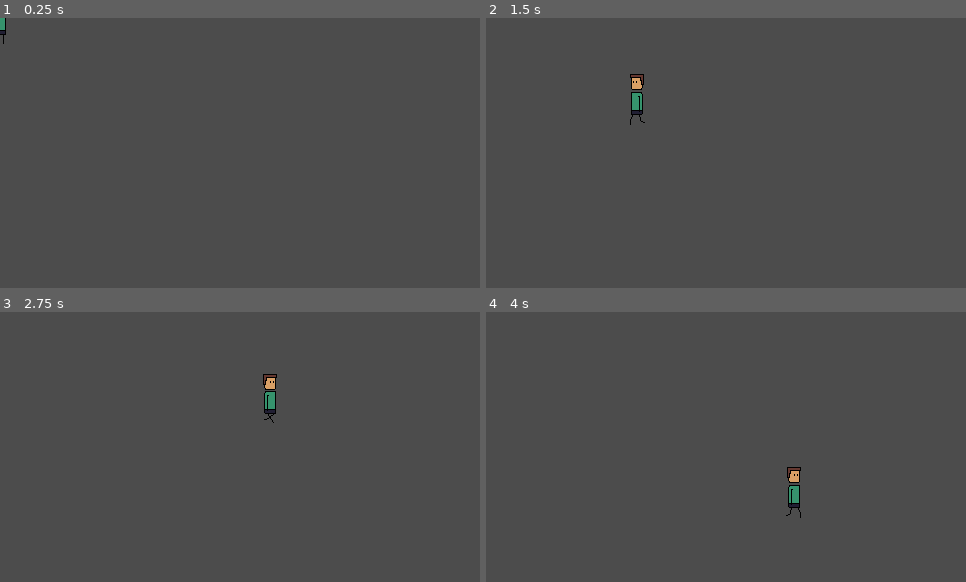
Above: before the commit, frames 1-4 (two rows, left to right).
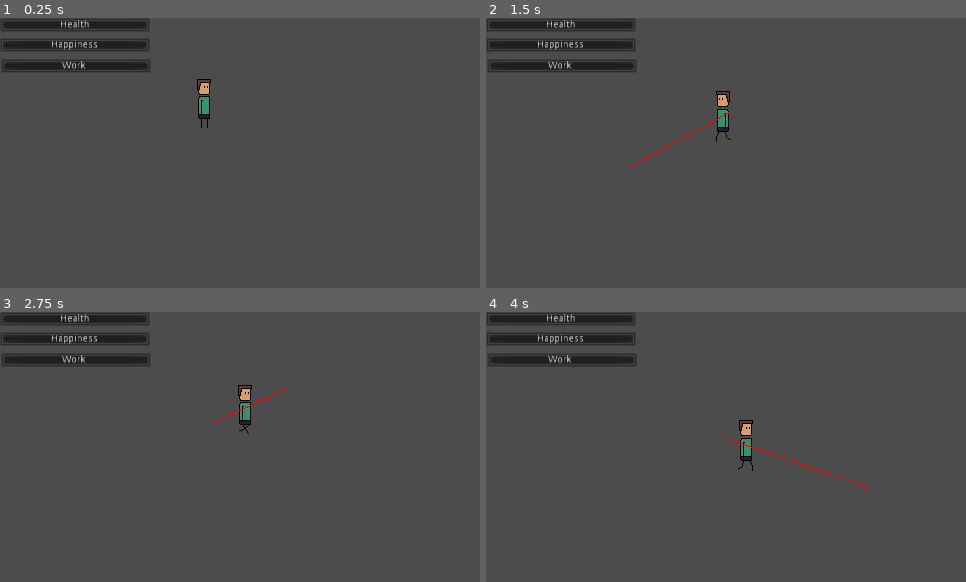
Above: after the commit, the same moments.

Repository: sun-wise-man/work-from-home
Game: Godot game, scene res://scenes/main.tscn
Two runs of this game, one before a commit and one after it. Both use one fixed random seed, a clock stepped at 60 frames per second and the inputs below.
Inputs (mouse positions are in pixels of both pictures, inside the frame that each line leads up to):
- Up to frame 1 (0.25 s): no input
- Up to frame 2 (1.5 s): tap Enter at 0.5 s; move the mouse to (831, 139) at 0.52 s; press the mouse at (831, 139) at 0.53 s; move the mouse to (630, 166) at 1.27 s; release the mouse at (630, 166) at 1.28 s; click (630, 166) at 1.35 s
- Up to frame 3 (2.75 s): move the mouse to (288, 387) at 2.02 s; press the mouse at (288, 387) at 2.03 s
- Up to frame 4 (4 s): move the mouse to (702, 501) at 2.77 s; release the mouse at (702, 501) at 2.78 s; click (702, 501) at 2.85 s; move the mouse to (870, 487) at 3.52 s; press the mouse at (870, 487) at 3.53 s

The runs differ from the first frame. In frame 1, 3.7% of the frame differs, in the area x 0-44%, y 0-41%; in frame 2, 4.1%; in frame 3, 4.1%; in frame 4, 4.2%, in the area x 0-80%, y 0-77%.

Commit message:
Membuat movement menjadi pathfinding dan menambah element bar

Diff:
--- /dev/null
+++ b/scenes/ElementBar.gd
@@ -0,0 +1,17 @@
+extends ProgressBar
+
+var is_decreasing : = true
+
+
+# Called when the node enters the scene tree for the first time.
+func _ready():
+	pass # Replace with function body.
+
+
+# Called every frame. 'delta' is the elapsed time since the previous frame.
+#func _process(delta):
+#	pass
+
+func _on_World_hour_pass():
+	if is_decreasing:
+		value -= 4
--- /dev/null
+++ b/scenes/Main.gd
@@ -0,0 +1,20 @@
+extends Node2D
+
+signal hour_pass
+var timer
+var time_coroutine
+
+func _input(event):
+	if event is InputEventMouseButton:
+		if event.button_index == BUTTON_LEFT and event.pressed:
+			var path = $Navigation2D.get_simple_path($Player.position, event.position)
+			$Player.take_path(path)
+			$Line2D.points = path
+
+func _ready():
+	time_coroutine = time_moving()
+
+func time_moving():
+	while true:
+		yield(get_tree().create_timer(10.0), "timeout")
+		emit_signal("hour_pass")
--- a/scenes/action_movement.gd
+++ b/scenes/action_movement.gd
@@ -1,27 +1,41 @@
 extends KinematicBody2D
 
-export (int) var speed = 200
+export (int) var speed = 50
 
-var target = Vector2()
-var velocity = Vector2()
 var idle = true
 
-func _input(event):
-	var direction = sign(get_global_mouse_position().x - $AnimatedSprite.global_position.x)
-	if event.is_action_pressed('click'):
-		target = get_global_mouse_position()
+# Untuk menyimpan runtutan perjalanan
+var path : = PoolVector2Array()
+
+func _process(delta):
+	# Calculate the movement distance for this frame
+	var distance_to_walk = speed * delta
+
+	# Move the player along the path until he has run out of movement or the path ends.
+	while distance_to_walk > 0 and path.size() > 0:
+		var distance_to_next_point = position.distance_to(path[0])
+		if distance_to_walk <= distance_to_next_point:
+			# The player does not have enough movement left to get to the next point.
+			position += position.direction_to(path[0]) * distance_to_walk
+		else:
+			# The player get to the next point
+			position = path[0]
+			path.remove(0)
+			if path.size() == 0:
+				$AnimatedSprite.play("idle")
+			flip_char()
+		# Update the distance to walk
+		distance_to_walk -= distance_to_next_point
+
+func flip_char():
+	if path.size() > 0:
+		var direction = sign(path[0].x - $AnimatedSprite.global_position.x)
 		if direction < 0:
 			$AnimatedSprite.set_flip_h(true)
 		else:
 			$AnimatedSprite.set_flip_h(false)
 
-func _physics_process(delta):
-	velocity = position.direction_to(target) * speed
-
-
-	if position.distance_to(target) > 5:
-		velocity = move_and_slide(velocity)
-		$AnimatedSprite.play("walk")
-
-	else:
-		$AnimatedSprite.play("idle")
+func take_path(the_path):
+	path = the_path
+	flip_char()
+	$AnimatedSprite.play("walk")
--- a/scenes/main.tscn
+++ b/scenes/main.tscn
@@ -9,8 +9,10 @@
 [ext_resource path="res://sprites/main_idle_2.png" type="Texture" id=7]
 [ext_resource path="res://sprites/main_idle_3.png" type="Texture" id=8]
 [ext_resource path="res://sprites/main_idle_4.png" type="Texture" id=9]
+[ext_resource path="res://scenes/Main.gd" type="Script" id=10]
+[ext_resource path="res://scenes/ElementBar.gd" type="Script" id=11]
 
-[sub_resource type="SpriteFrames" id=2]
+[sub_resource type="SpriteFrames" id=1]
 animations = [ {
 "frames": [ ExtResource( 6 ), ExtResource( 7 ), ExtResource( 8 ), ExtResource( 9 ) ],
 "loop": true,
@@ -23,21 +25,108 @@
 "speed": 8.0
 } ]
 
-[sub_resource type="RectangleShape2D" id=1]
+[sub_resource type="RectangleShape2D" id=2]
 extents = Vector2( 7.15993, 26.0387 )
 
+[sub_resource type="NavigationPolygon" id=3]
+vertices = PoolVector2Array( -0.799988, 269.172, 1.08777, 1.11211, 480.576, -0.775627, 478.688, 270.116 )
+polygons = [ PoolIntArray( 0, 1, 2, 3 ) ]
+outlines = [ PoolVector2Array( -0.799988, 269.172, 1.08777, 1.11211, 480.576, -0.775627, 478.688, 270.116 ) ]
+
 [node name="World" type="Node2D"]
+script = ExtResource( 10 )
 
 [node name="Player" type="KinematicBody2D" parent="."]
+position = Vector2( 203.727, 84.1845 )
 script = ExtResource( 2 )
-__meta__ = {
-"_edit_group_": true
-}
 
 [node name="AnimatedSprite" type="AnimatedSprite" parent="Player"]
-frames = SubResource( 2 )
+frames = SubResource( 1 )
 animation = "idle"
 frame = 1
 
 [node name="CollisionShape2D" type="CollisionShape2D" parent="Player"]
-shape = SubResource( 1 )
+shape = SubResource( 2 )
+
+[node name="Navigation2D" type="Navigation2D" parent="."]
+visible = false
+
+[node name="NavigationPolygonInstance" type="NavigationPolygonInstance" parent="Navigation2D"]
+position = Vector2( -0.561279, 1.68368 )
+navpoly = SubResource( 3 )
+
+[node name="Line2D" type="Line2D" parent="."]
+width = 1.0
+default_color = Color( 1, 0, 0, 1 )
+
+[node name="HealthBar" type="ProgressBar" parent="."]
+margin_right = 150.0
+margin_bottom = 14.0
+step = 1.0
+value = 100.0
+percent_visible = false
+script = ExtResource( 11 )
+__meta__ = {
+"_edit_use_anchors_": false
+}
+
+[node name="Label" type="Label" parent="HealthBar"]
+margin_left = 60.0549
+margin_top = 2.08111
+margin_right = 102.055
+margin_bottom = 16.0811
+rect_scale = Vector2( 0.7, 0.7 )
+text = "Health"
+align = 1
+
+[node name="HappinessBar" type="ProgressBar" parent="."]
+margin_top = 20.0
+margin_right = 150.0
+margin_bottom = 34.0
+step = 1.0
+value = 100.0
+percent_visible = false
+script = ExtResource( 11 )
+__meta__ = {
+"_edit_use_anchors_": false
+}
+
+[node name="Label" type="Label" parent="HappinessBar"]
+margin_left = 51.4332
+margin_top = 2.00033
+margin_right = 118.433
+margin_bottom = 16.0003
+rect_scale = Vector2( 0.7, 0.7 )
+text = "Happiness"
+align = 1
+__meta__ = {
+"_edit_use_anchors_": false
+}
+
+[node name="WorkBar" type="ProgressBar" parent="."]
+margin_left = 0.841843
+margin_top = 40.6892
+margin_right = 150.842
+margin_bottom = 54.6892
+step = 1.0
+value = 100.0
+percent_visible = false
+script = ExtResource( 11 )
+__meta__ = {
+"_edit_use_anchors_": false
+}
+
+[node name="Label" type="Label" parent="WorkBar"]
+margin_left = 49.6994
+margin_top = 2.12221
+margin_right = 116.699
+margin_bottom = 16.1222
+rect_scale = Vector2( 0.7, 0.7 )
+text = "Work"
+align = 1
+__meta__ = {
+"_edit_use_anchors_": false
+}
+[connection signal="hour_pass" from="." to="WorkBar" method="_on_World_hour_pass"]
+[connection signal="hour_pass" from="." to="HappinessBar" method="_on_World_hour_pass"]
+[connection signal="hour_pass" from="." to="HealthBar" method="_on_World_hour_pass"]
Not shown: 1 places in scenes/main.tscn that only renumber resources
